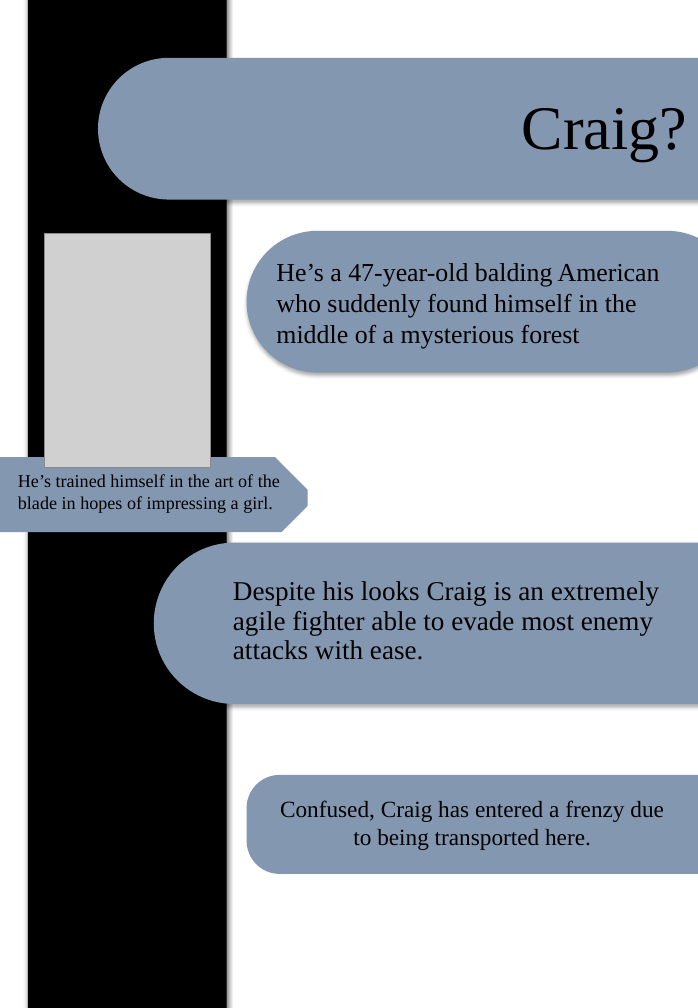
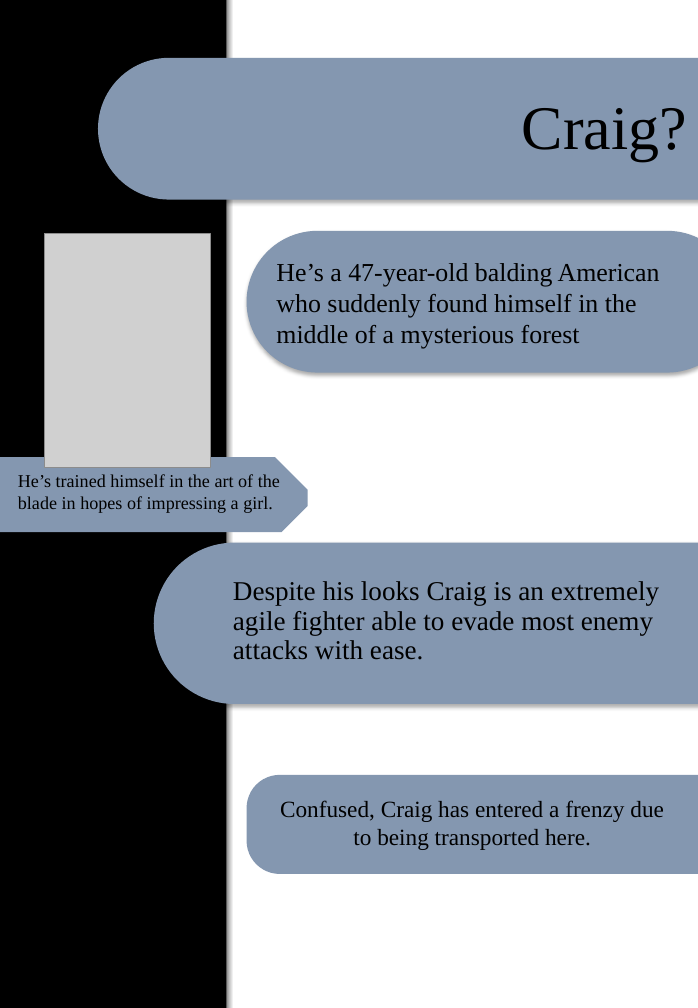
Before and after one commit to ponyfan88/Craigs-Adventure, a slide deck: slide 4 of Manual assets/maNUAL.pptx. Drawn at 698x1008 pixels with LibreOffice and Linux fonts; fonts in the diff are those of the drawing; grey boxes stand for pictures. Boxes give left, top, right and bottom in pixels: in the first picture for what was removed or moved away, otherwise in the second. Text is boxed around its words. In the diff, an @@ line names an element or a change of style, - is before the commit and + after.

```diff
--- a/Manual assets/maNUAL.pptx
+++ b/Manual assets/maNUAL.pptx
@@ round diag rect: place and size @@
-round diag rect at (28,0,226,1008)
+round diag rect at (0,0,226,1008)
```
Also in this commit, not shown: 7 other slides changed.
